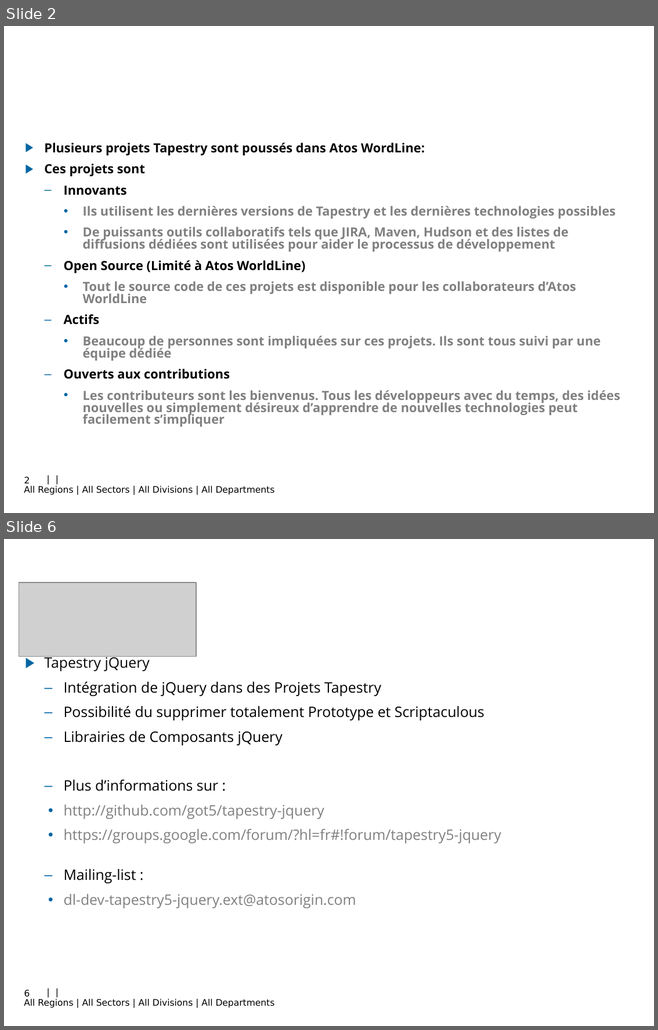
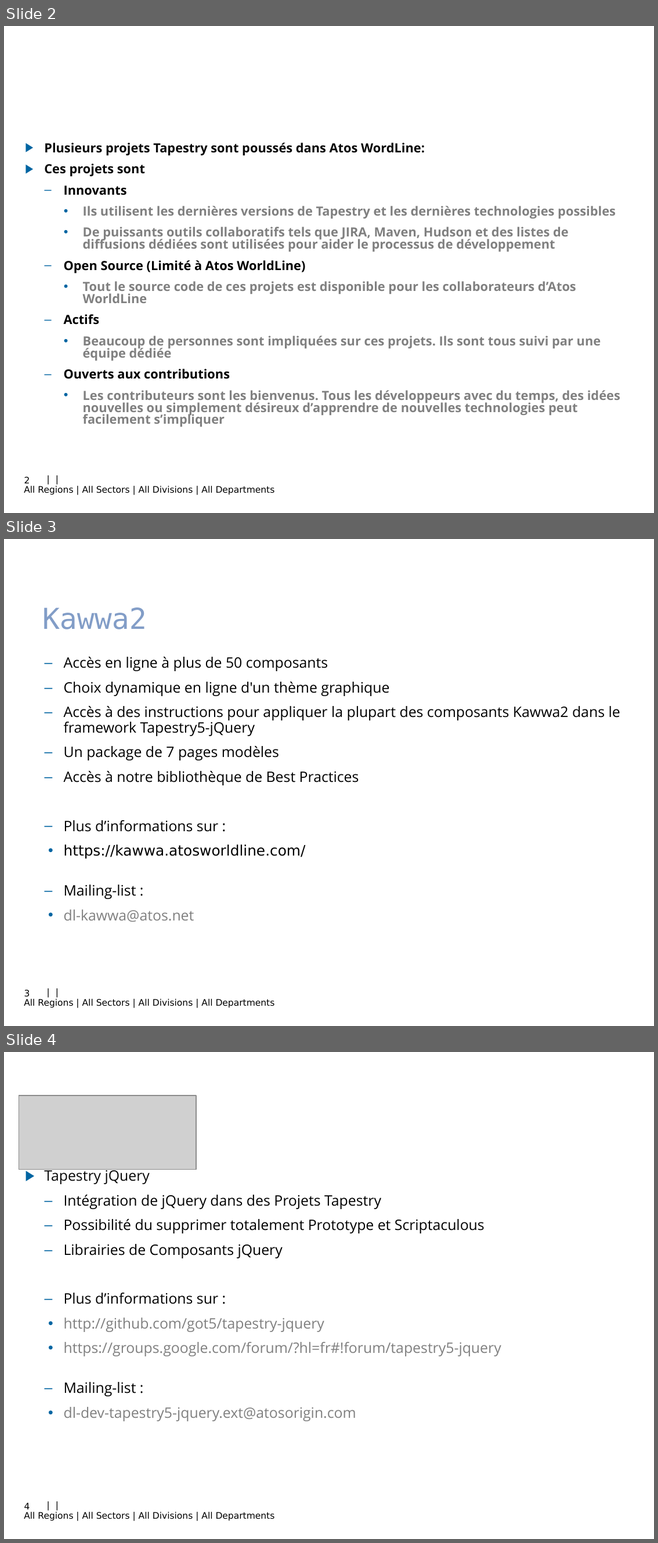
Before and after one commit to got5/tapestry5-training, a slide deck: tapestry5-basic-training/docs/WebPlatform_Tapestry5_Project_fr.ppt. Shown one above the other, each under a label of ours: slides 2 and 6 before the commit, slides 2, 3 and 4 after it; the slides between them are not shown. The pictures are 658x1030 and 658x1543 pixels, drawn with LibreOffice and Linux fonts; fonts in the diff are those of the drawing; grey boxes stand for pictures; background and template pictures are left out. Boxes give left, top, right and bottom in pixels: in the first picture for what was removed or moved away, otherwise in the second. Text is boxed around its words. In the diff, an @@ line names an element or a change of style, - is before the commit and + after.

```diff
--- a/tapestry5-basic-training/docs/WebPlatform_Tapestry5_Project_fr.ppt
+++ b/tapestry5-basic-training/docs/WebPlatform_Tapestry5_Project_fr.ppt
@@ slide 3 added at box(4, 539, 654, 1026), background picture (left out); not listed: 1 template element that a slide beside it also shows @@
@@ text added at box(42, 607, 147, 629), 32 pt, text #829DC7 @@
+Kawwa2
@@ text added at box(64, 657, 620, 922), 16 pt, text #000000 @@
+  – Accès en ligne à plus de 50 composants
+  – Choix dynamique en ligne d'un thème graphique
+  – Accès à des instructions pour appliquer la plupart des composants Kawwa2 dans le framework Tapestry5-jQuery
+  – Un package de 7 pages modèles
+  – Accès à notre bibliothèque de Best Practices
+  – Plus d’informations sur :
+    • https://kawwa.atosworldline.com/
+  – Mailing-list :
+    • dl-kawwa@atos.net
@@ page number added at box(24, 990, 30, 997), 10 pt, text #000000 @@
+3
@@ what was slide 6 is now slide 4 @@
@@ page number at box(24, 1503, 30, 1510): text changed @@
-6
+4
```
Also in this commit, not shown: 1 other slide added, 4 other files.
